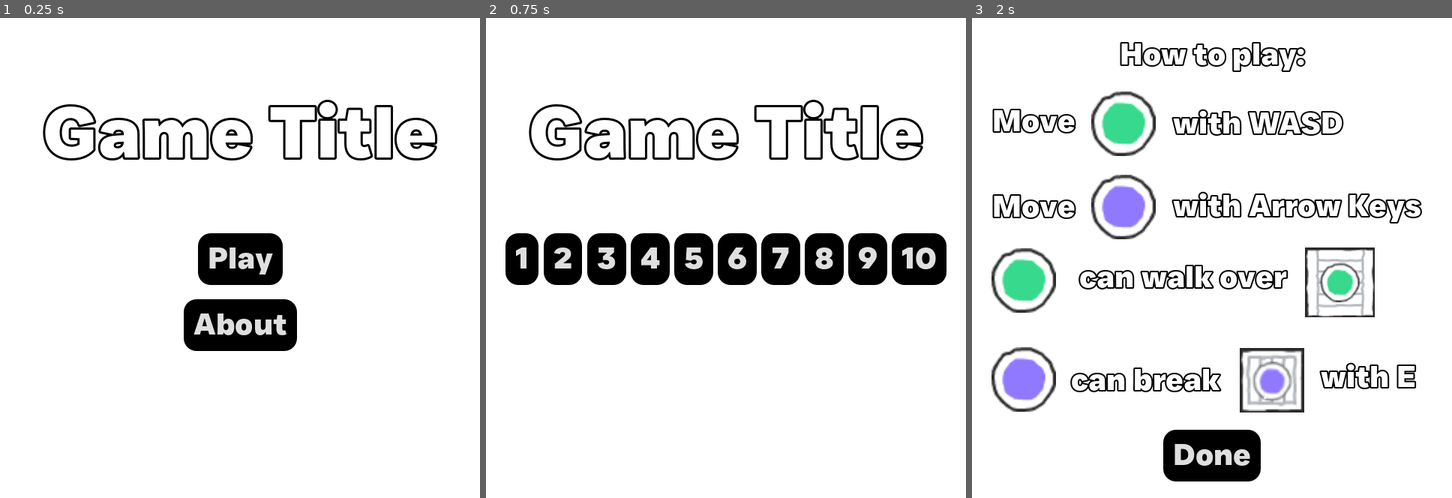
Above: before the commit, frames 1-3 (left to right).
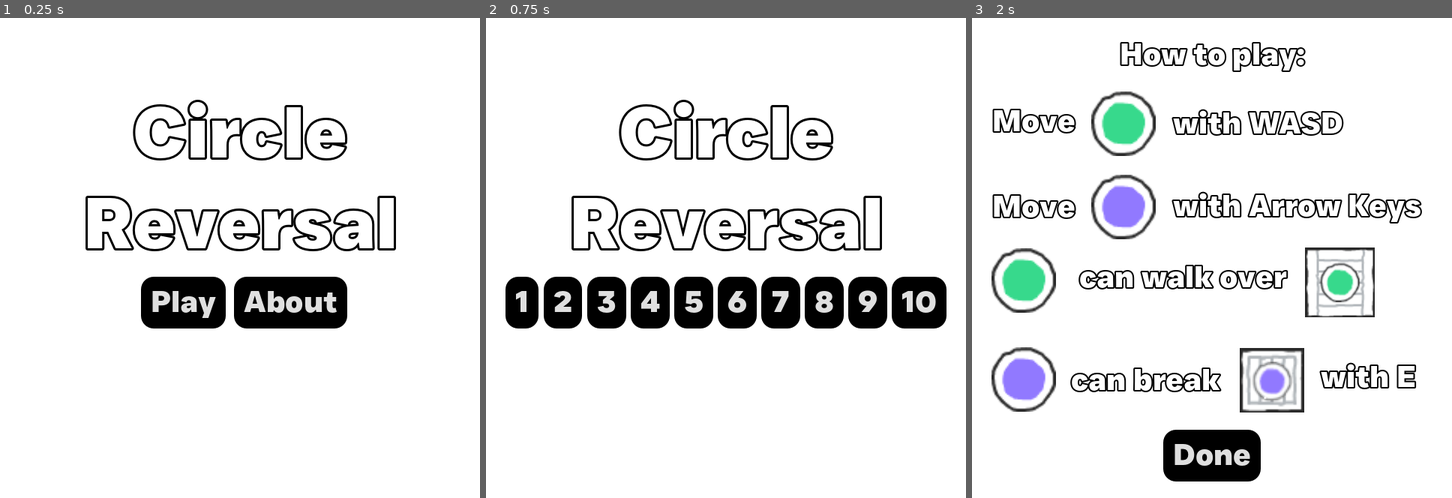
Above: after the commit, the same moments.

Repository: nath-ellis/circle-reversal
Game: Godot game, scene res://scenes/menu.tscn
Two runs of this game, one before a commit and one after it. Both use one fixed random seed, a clock stepped at 60 frames per second and the inputs below.
Inputs:
- Up to frame 1 (0.25 s): no input
- Up to frame 2 (0.75 s): click "Play" at 0.5 s
- Up to frame 3 (2 s): click "1" at 1.25 s

The runs differ from the first frame. In frame 1, 11% of the frame differs, in the area x 8-92%, y 17-70%; in frame 2, 19%, in the area x 4-96%, y 17-65%; in frame 3, nothing differs.

Commit message:
Changed the name of the game

Diff:
--- a/project.godot
+++ b/project.godot
@@ -10,9 +10,10 @@
 
 [application]
 
-config/name="GMTK2023"
+config/name="Circle Reversal"
 run/main_scene="res://scenes/menu.tscn"
 config/features=PackedStringArray("4.0", "GL Compatibility")
+boot_splash/bg_color=Color(1, 1, 1, 1)
 config/icon="res://icon.svg"
 
 [autoload]
--- a/scenes/menu.tscn
+++ b/scenes/menu.tscn
@@ -25,13 +25,15 @@
 anchors_preset = 5
 anchor_left = 0.5
 anchor_right = 0.5
-offset_left = -262.5
+offset_left = -312.0
 offset_top = 93.0
-offset_right = 262.5
-offset_bottom = 214.0
-grow_horizontal = 2
-text = "Game Title"
+offset_right = 313.0
+offset_bottom = 335.0
+grow_horizontal = 2
+text = "Circle Reversal"
 label_settings = SubResource("LabelSettings_4i66o")
+horizontal_alignment = 1
+autowrap_mode = 2
 
 [node name="Play" type="Button" parent="."]
 layout_mode = 1
@@ -40,10 +42,10 @@
 anchor_top = 0.5
 anchor_right = 0.5
 anchor_bottom = 0.5
-offset_left = -43.5
-offset_top = -25.0
-offset_right = 43.5
-offset_bottom = 25.0
+offset_left = -127.5
+offset_top = 25.0
+offset_right = -24.5
+offset_bottom = 91.0
 grow_horizontal = 2
 grow_vertical = 2
 text = "Play"
@@ -55,10 +57,10 @@
 anchor_top = 0.5
 anchor_right = 0.5
 anchor_bottom = 0.5
-offset_left = -51.5
-offset_top = 55.0
-offset_right = 51.5
-offset_bottom = 121.0
+offset_left = -3.0
+offset_top = 25.0
+offset_right = 138.0
+offset_bottom = 91.0
 grow_horizontal = 2
 grow_vertical = 2
 text = "About"
@@ -77,9 +79,9 @@
 anchor_right = 0.5
 anchor_bottom = 0.5
 offset_left = -289.0
-offset_top = -33.0
+offset_top = 25.0
 offset_right = -255.0
-offset_bottom = 33.0
+offset_bottom = 91.0
 grow_horizontal = 2
 grow_vertical = 2
 text = "1"
@@ -92,9 +94,9 @@
 anchor_right = 0.5
 anchor_bottom = 0.5
 offset_left = -238.0
-offset_top = -33.0
+offset_top = 25.0
 offset_right = -197.0
-offset_bottom = 33.0
+offset_bottom = 91.0
 grow_horizontal = 2
 grow_vertical = 2
 text = "2"
@@ -107,9 +109,9 @@
 anchor_right = 0.5
 anchor_bottom = 0.5
 offset_left = -180.0
-offset_top = -33.0
+offset_top = 25.0
 offset_right = -138.0
-offset_bottom = 33.0
+offset_bottom = 91.0
 grow_horizontal = 2
 grow_vertical = 2
 text = "3
@@ -123,9 +125,9 @@
 anchor_right = 0.5
 anchor_bottom = 0.5
 offset_left = -122.0
-offset_top = -33.0
+offset_top = 25.0
 offset_right = -80.0
-offset_bottom = 33.0
+offset_bottom = 91.0
 grow_horizontal = 2
 grow_vertical = 2
 text = "4"
@@ -138,9 +140,9 @@
 anchor_right = 0.5
 anchor_bottom = 0.5
 offset_left = -64.0
-offset_top = -33.0
+offset_top = 25.0
 offset_right = -22.0
-offset_bottom = 33.0
+offset_bottom = 91.0
 grow_horizontal = 2
 grow_vertical = 2
 text = "5"
@@ -153,9 +155,9 @@
 anchor_right = 0.5
 anchor_bottom = 0.5
 offset_left = -6.0
-offset_top = -33.0
+offset_top = 25.0
 offset_right = 36.0
-offset_bottom = 33.0
+offset_bottom = 91.0
 grow_horizontal = 2
 grow_vertical = 2
 text = "6"
@@ -168,9 +170,9 @@
 anchor_right = 0.5
 anchor_bottom = 0.5
 offset_left = 52.0
-offset_top = -33.0
+offset_top = 25.0
 offset_right = 94.0
-offset_bottom = 33.0
+offset_bottom = 91.0
 grow_horizontal = 2
 grow_vertical = 2
 text = "7"
@@ -183,9 +185,9 @@
 anchor_right = 0.5
 anchor_bottom = 0.5
 offset_left = 110.0
-offset_top = -33.0
+offset_top = 25.0
 offset_right = 152.0
-offset_bottom = 33.0
+offset_bottom = 91.0
 grow_horizontal = 2
 grow_vertical = 2
 text = "8
@@ -199,9 +201,9 @@
 anchor_right = 0.5
 anchor_bottom = 0.5
 offset_left = 168.0
-offset_top = -33.0
+offset_top = 25.0
 offset_right = 210.0
-offset_bottom = 33.0
+offset_bottom = 91.0
 grow_horizontal = 2
 grow_vertical = 2
 text = "9"
@@ -214,9 +216,9 @@
 anchor_right = 0.5
 anchor_bottom = 0.5
 offset_left = 226.0
-offset_top = -33.0
+offset_top = 25.0
 offset_right = 289.0
-offset_bottom = 33.0
+offset_bottom = 91.0
 grow_horizontal = 2
 grow_vertical = 2
 text = "10"
